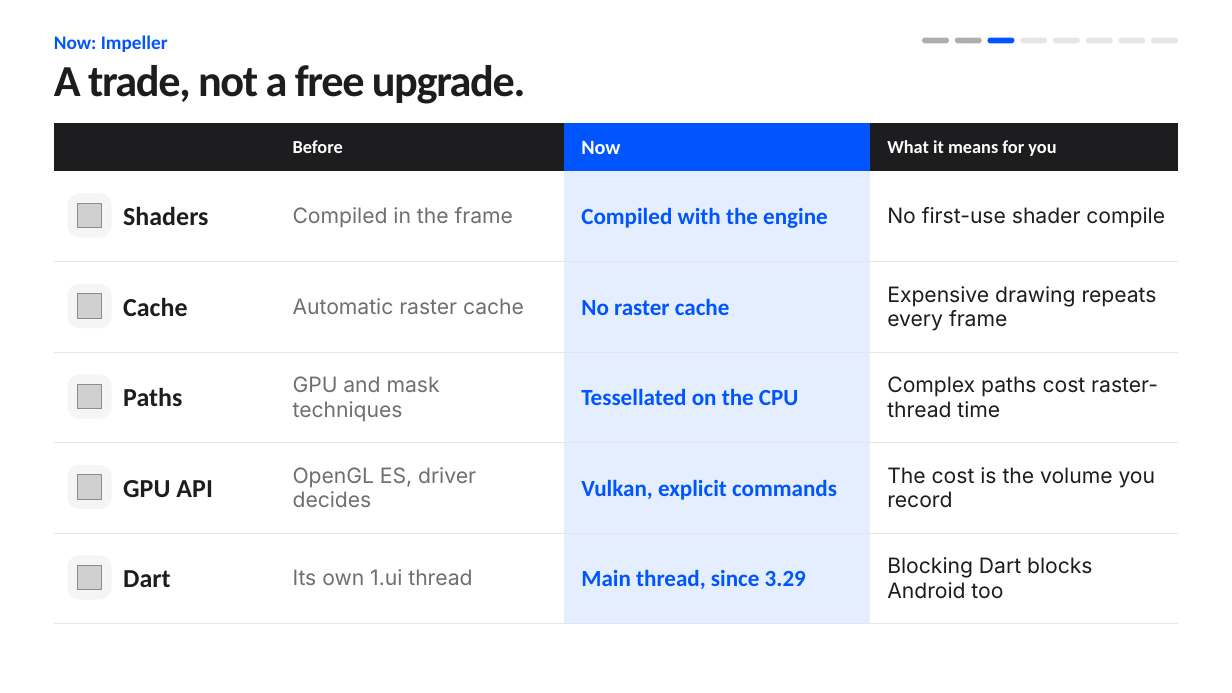
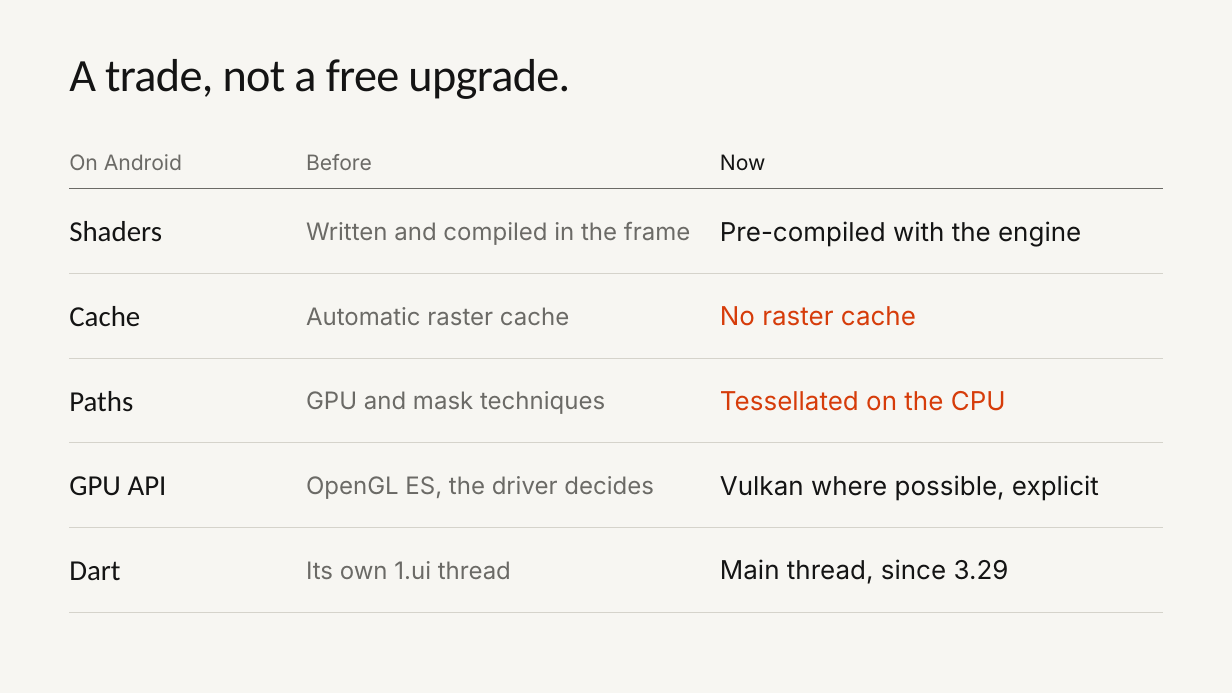
Before and after one commit to cm-collins/fluttercon-demo-app, a slide deck: slide 12 of docs/talk/slides/beyond-skia.pptx. Drawn at 1232x693 pixels with LibreOffice and Linux fonts; fonts in the diff are those of the drawing; grey boxes stand for pictures; background and template pictures are left out. Boxes give left, top, right and bottom in pixels: in the first picture for what was removed or moved away, otherwise in the second. Text is boxed around its words. In the diff, an @@ line names an element or a change of style, - is before the commit and + after.

```diff
--- a/docs/talk/slides/beyond-skia.pptx
+++ b/docs/talk/slides/beyond-skia.pptx
@@ background #FFFFFF to #F7F6F2 @@
@@ text removed at <box>54,35,168,52</box> @@
-Now: Impeller
@@ title "A trade, not a free ...": place and size @@
-title "A trade, not a free ..." at <box>54,65,526,104</box>
+title "A trade, not a free ..." at <box>69,59,570,99</box>
@@ title "A trade, not a free ..." at <box>69,59,570,99</box>: size 34.5 to 36 pt, text colour #1D1D1F to #141414, letter spacing -1 to -0.5 pt, bold off; line spacing 0.96 to 0.98 @@
@@ rounded rectangle removed at <box>922,38,949,43</box> @@
@@ rounded rectangle removed at <box>955,38,982,43</box> @@
@@ rounded rectangle removed at <box>988,38,1015,43</box> @@
@@ rounded rectangle removed at <box>1020,38,1047,43</box> @@
@@ rounded rectangle removed at <box>1054,38,1080,43</box> @@
@@ rounded rectangle removed at <box>1086,38,1113,43</box> @@
@@ rounded rectangle removed at <box>1118,38,1145,43</box> @@
@@ rounded rectangle removed at <box>1152,38,1178,43</box> @@
@@ table at <box>69,137,1163,613</box> @@
-column 1:  | Shaders | Cache | Paths | GPU API | Dart
-column 2: Before | Compiled in the frame | Automatic raster cache | GPU and mask techniques | OpenGL ES, driver decides | Its own 1.ui thread
-column 3: Now | Compiled with the engine | No raster cache | Tessellated on the CPU | Vulkan, explicit commands | Main thread, since 3.29
-column 4: What it means for you | No first-use shader compile | Expensive drawing repeats every frame | Complex paths cost raster-thread time | The cost is the volume you record | Blocking Dart blocks Android too
+column 1: On Android | Shaders | Cache | Paths | GPU API | Dart
+column 2: Before | Written and compiled in the frame | Automatic raster cache | GPU and mask techniques | OpenGL ES, the driver decides | Its own 1.ui thread
+column 3: Now | Pre-compiled with the engine | No raster cache | Tessellated on the CPU | Vulkan where possible, explicit | Main thread, since 3.29
@@ table: place and size @@
-table at <box>54,123,1177,624</box>
+table at <box>69,137,1163,613</box>
@@ rounded rectangle removed at <box>67,193,112,238</box> @@
@@ picture removed at <box>77,203,102,228</box> @@
@@ rounded rectangle removed at <box>67,284,112,328</box> @@
@@ picture removed at <box>77,294,102,319</box> @@
@@ rounded rectangle removed at <box>67,374,112,419</box> @@
@@ picture removed at <box>77,384,102,409</box> @@
@@ rounded rectangle removed at <box>67,465,112,509</box> @@
@@ picture removed at <box>77,475,102,500</box> @@
@@ rounded rectangle removed at <box>67,555,112,600</box> @@
@@ picture removed at <box>77,566,102,591</box> @@
```
Also in this commit, not shown: 31 other slides changed, 2 slides added, 2 slides removed, 56 other files.
